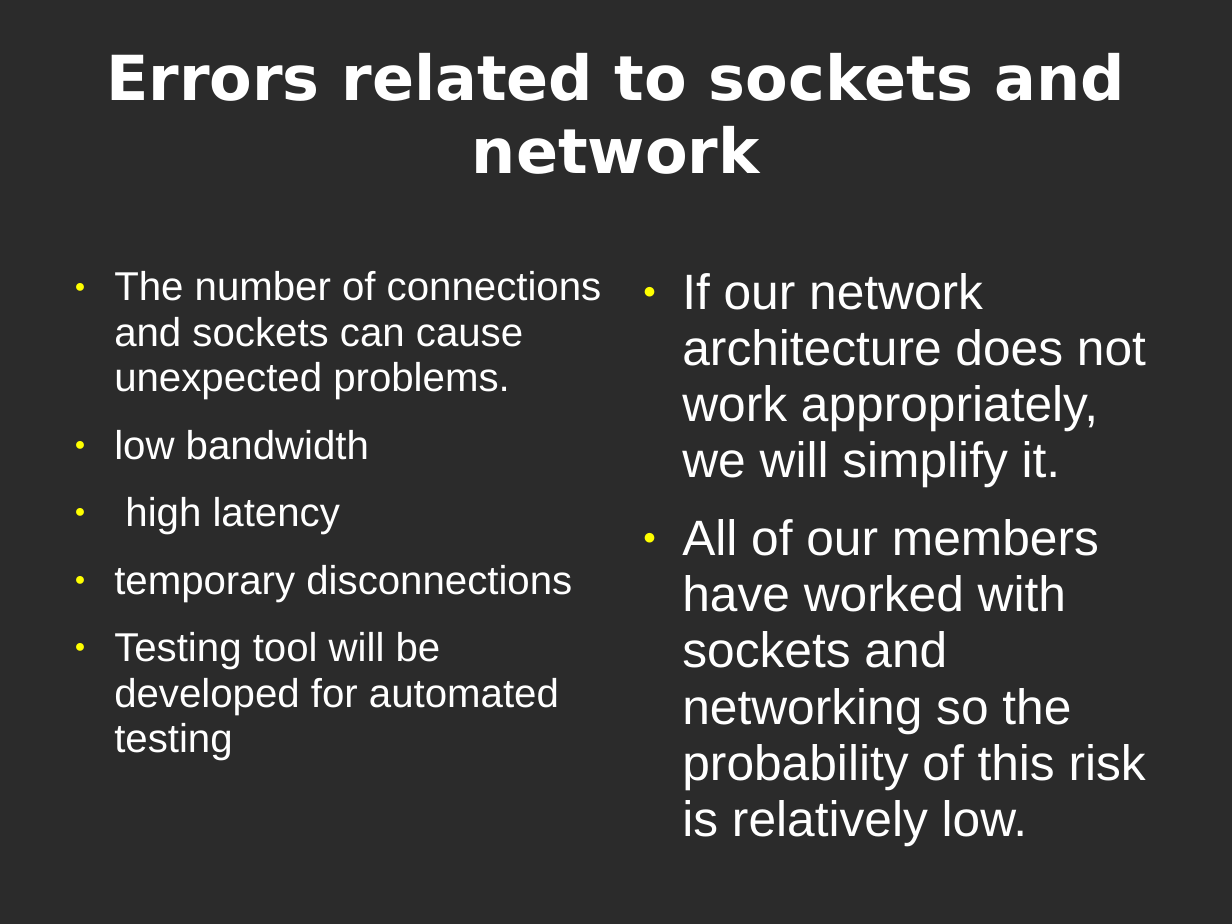
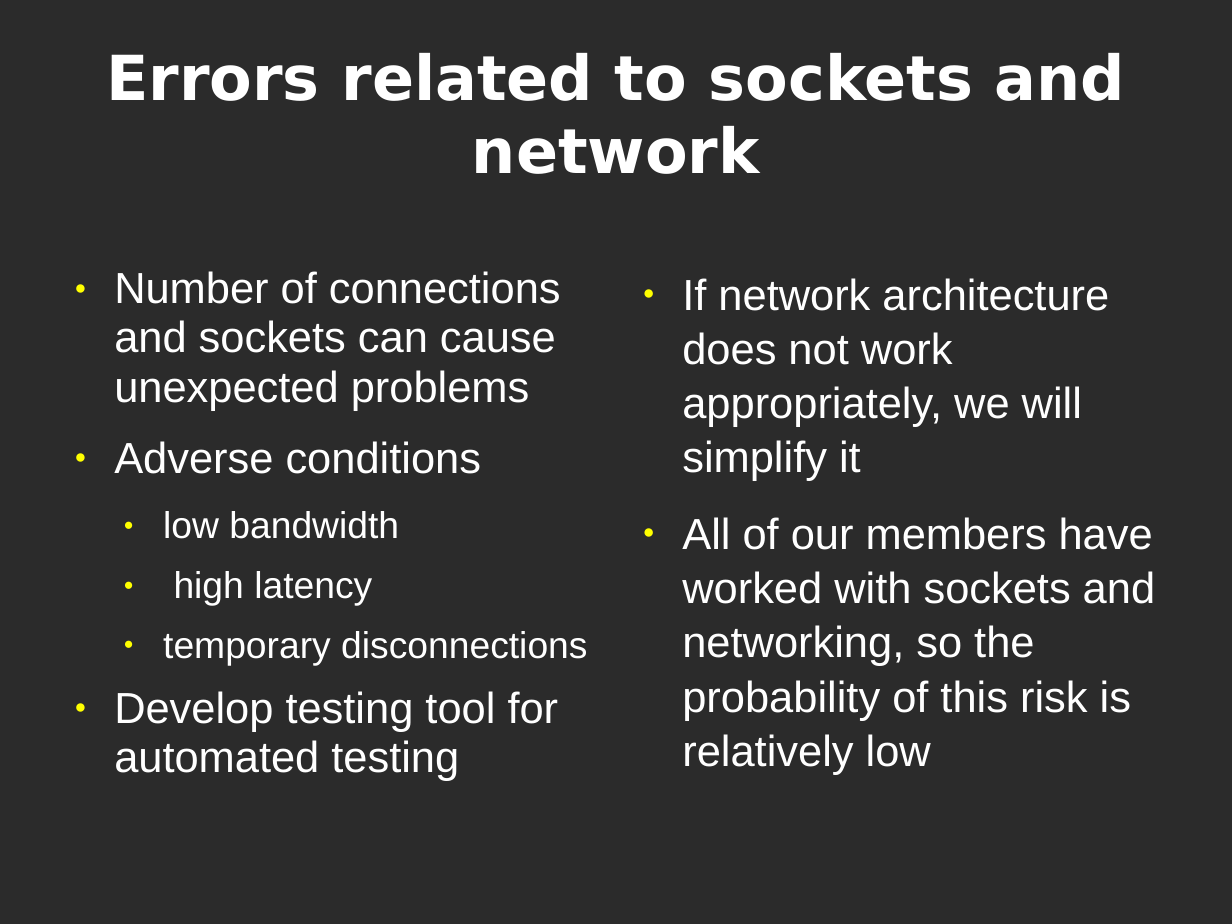
Before and after one commit to CoNetPad/CoNetPad, a slide deck: slide 13 of docs/Deliverable1/Presentation/Presentation1.ppt (slide 11 before the commit). Drawn at 1232x924 pixels with LibreOffice and Linux fonts; fonts in the diff are those of the drawing; background and template pictures are left out; a plain dark background stands for a picture behind light text. Boxes give left, top, right and bottom in pixels: in the first picture for what was removed or moved away, otherwise in the second. Text is boxed around its words. In the diff, an @@ line names an element or a change of style, - is before the commit and + after.

```diff
--- a/docs/Deliverable1/Presentation/Presentation1.ppt
+++ b/docs/Deliverable1/Presentation/Presentation1.ppt
@@ text at (114, 271, 561, 474): text changed; size 25.9 to 28 pt @@
-● The number of connections and sockets can cause unexpected problems.
+● Number of connections and sockets can cause unexpected problems
+● Adverse conditions
@@ text at (682, 278, 1155, 775): text changed; size 32 to 28 pt @@
-● If our network architecture does not work appropriately, we will simplify it.
-● All of our members have worked with sockets and networking so the probability of this risk is relatively low.
+● If network architecture does not work appropriately, we will simplify it
+● All of our members have worked with sockets and networking, so the probability of this risk is relatively low
@@ text at (163, 511, 587, 665): size 25.9 to 24 pt in "low bandwidth", "high latency", "temporary disconnections"; list level 1 to 2 in "low bandwidth"; list level 1 to 2 in "high latency"; list level 1 to 2 in "temporary disconnections" @@
@@ text at (114, 691, 559, 781): text changed; size 25.9 to 28 pt @@
-● Testing tool will be developed for automated testing
+● Develop testing tool for automated testing
```
Also in this commit, not shown: 13 other slides changed, 3 slides added, 2 slides removed, 1 other file.
